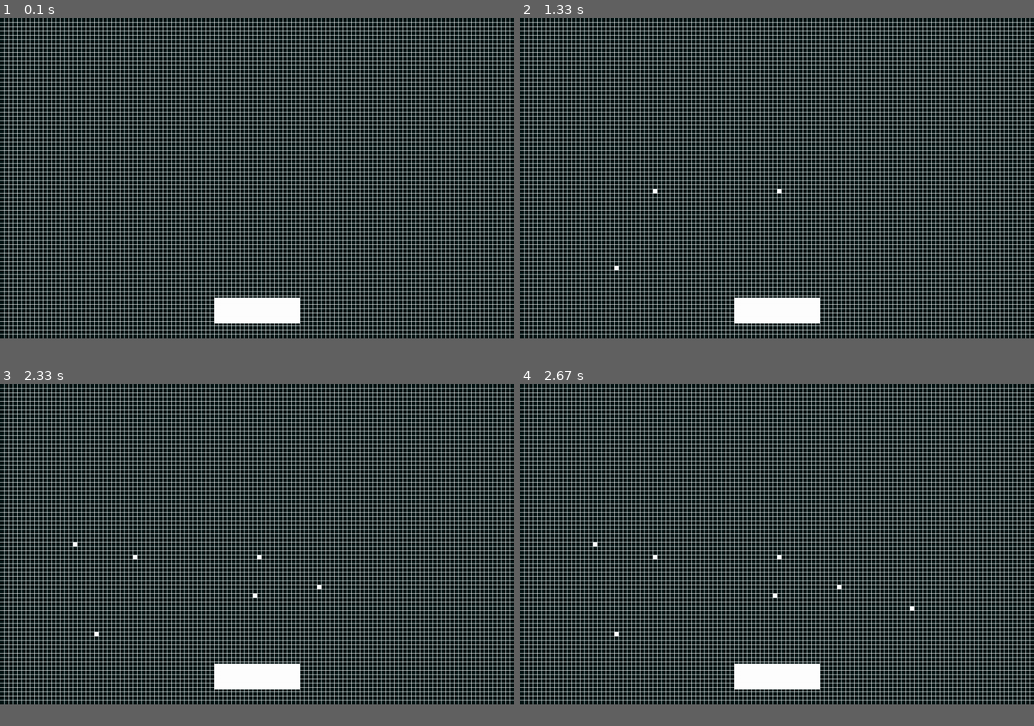
Above: before the commit, frames 1-4 (two rows, left to right).
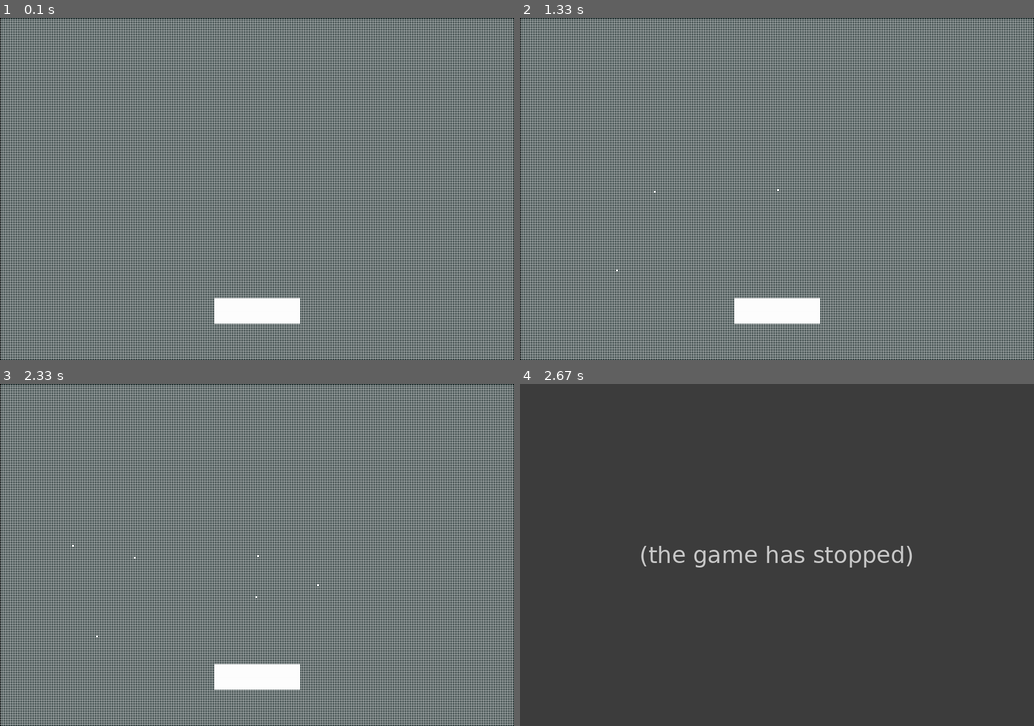
Above: after the commit, the same moments.

Repository: m7pantoja/GameOfLife
Game: pygame game, started from conway.py
The game is run twice, just before and just after one commit, with the same random seed, the same clock (stepped at 60 frames per second) and the same inputs.
Inputs (mouse positions are in pixels of both pictures, inside the frame that each line leads up to):
- Up to frame 1 (0.1 s): no input
- Up to frame 2 (1.33 s): click (777, 189) at 0.38 s; click (653, 192) at 0.72 s; click (617, 271) at 1.05 s
- Up to frame 3 (2.33 s): click (318, 585) at 1.38 s; click (71, 544) at 1.72 s; click (257, 596) at 2.05 s
- Up to frame 4 (2.67 s): click (910, 609) at 2.38 s
In our replay, the window is 900x562 before the commit and 900x600 after it. These sizes can differ from the game's own. Grey fills any space a smaller window leaves; there, only what the larger window draws over its background counts as a difference.

The runs differ from the first frame. In frame 1, 64% of the frame differs, in the area x 0-100%, y 0-100%; in frame 2, 64%; in frame 3, 64%; in frame 4, 86%, in the area x 0-100%, y 0-94%.
Error after the commit: IndexError: index 227 is out of bounds for axis 0 with size 200 (grid_class.py line 13); the game stopped at 2.38 s (later frames are placeholders)

Commit message:
numpy (slow) attempt

Diff:
--- a/_cell_class.py
+++ /dev/null
@@ -1,32 +0,0 @@
-
-
-class Cell:
-
-    def __init__(self, position, dimension):
-        self.pos = position
-        self.x   = self.pos[0]
-        self.y   = self.pos[1]
-        self.dim = dimension
-
-    def __eq__(self, another) -> bool:
-        return (self.pos == another.pos) and (self.dim == another.dim)
-
-    def __hash__(self) -> int:
-        return hash(((self.pos), self.dim))
-
-    def __repr__(self) -> str:
-        return "({},{}) : [{}]".format(self.x, self.y, self.dim)
-
-    def neighbors(self):
-        return  {Cell((x, y), self.dim)
-                for x in range(self.x - self.dim, self.x + 2*self.dim, self.dim)
-                for y in range(self.y - self.dim, self.y + 2*self.dim, self.dim) if (x,y) != self.pos}
-
-    def reshape(self, new_dimension):
-        return locate_cell(self.pos, new_dimension)
-
-
-def locate_cell(position, dimension):
-    return Cell(((position[0] // dimension) * dimension,
-                 (position[1] // dimension) * dimension),
-                 dimension)
--- a/_grids_class.py
+++ /dev/null
@@ -1,43 +0,0 @@
-
-
-class Grid:
-
-    def __init__(self, alive_cells = set()):
-        self.alive_cells = alive_cells
-        self.cells = {ncell for ac in self.alive_cells for ncell in ac.neighbors()} | self.alive_cells
-
-    def add(self, cell):
-        self.alive_cells.add(cell)
-        for ncell in cell.neighbors():
-            self.cells.add(ncell)
-
-    def remove(self,cell):
-        if cell in self.alive_cells:
-            self.alive_cells.remove(cell)
-
-    def update(self):
-        def __alive_neighbors(cell):
-            alive_neighbors = 0
-            for ncell in cell.neighbors():
-                if ncell in self.alive_cells:
-                    alive_neighbors += 1
-            return alive_neighbors
-
-        new_alive_cells = set()
-        for cell in self.cells:
-            if __alive_neighbors(cell) == 3:
-                new_alive_cells.add(cell)
-            if ((__alive_neighbors(cell) == 2) and (cell in self.alive_cells)):
-                new_alive_cells.add(cell)
-
-        new_grid = Grid(new_alive_cells)
-
-        self.alive_cells = new_grid.alive_cells
-        self.cells = new_grid.cells
-
-
-    def fit_dimension(self, new_dimension):
-        reshaped_alive_cells = {cell.reshape(new_dimension) for cell in self.alive_cells}
-        new_grid = Grid(reshaped_alive_cells)
-        self.alive_cells = new_grid.alive_cells
-        self.cells       = new_grid.cells
--- a/conway.py
+++ b/conway.py
@@ -1,8 +1,7 @@
-import _game_class
-
+import game_class
 
 def main():
-    game = _game_class.Game()
+    game = game_class.Game()
 
     while True:
         game.logic()
--- a/_game_class.py
+++ b/game_class.py
@@ -1,32 +1,25 @@
 import pygame
 import sys
-import _grids_class
-import _cell_class
-
+import grid_class
 
 WHITE = (255,255,255)
 VERDE_NOCHE = (0,20,20)
-SIZE = (1200,750)
-
+SIZE = (1200,800)
 
 class Game:
-
     clock = pygame.time.Clock()
     screen = pygame.display.set_mode(SIZE)
     start_stop_button = pygame.Rect(500,655,200,60)
 
-
     def __init__(self):
         pygame.init()
         pygame.display.set_caption("Game of Life")
-        self.grid = _grids_class.Grid()
+        self.grid = grid_class.Grid()
         self.mode = "Pause"
-        self.speed = 20
-        self.cell_dim = 10
-
+        self.speed = 100
+        self.zoom_level = 0
 
     def logic(self):
-
         if self.mode == "Pause":
             for event in pygame.event.get():
                 print(event)
@@ -38,13 +31,9 @@
                         if self.start_stop_button.collidepoint(p):
                             self.mode = "Running"
                         else:
-                            self.grid.add(_cell_class.locate_cell(p,self.cell_dim))
+                            self.grid.add(grid_class.Grid.pixel_to_coord(p, self.zoom_level))
                     if event.button == 3:
-                        self.grid.remove(_cell_class.locate_cell(event.pos, self.cell_dim))
-                if event.type == pygame.MOUSEWHEEL:
-                    self.cell_dim += event.y
-                    self.grid.fit_dimension(self.cell_dim)
-
+                        self.grid.remove(grid_class.Grid.pixel_to_coord(event.pos, self.zoom_level))
         if self.mode == "Running":
             self.grid.update()
             for event in pygame.event.get():
@@ -56,19 +45,18 @@
                 and self.start_stop_button.collidepoint(event.pos):
                     self.mode = "Pause"
 
-
     def graphics(self):
         self.screen.fill(VERDE_NOCHE)
         pygame.draw.rect(self.screen, WHITE, self.start_stop_button)
+        cell_dim = int(grid_class.Grid.cell_dim(self.zoom_level))
 
-        for x in range(self.cell_dim, SIZE[0], self.cell_dim):
+        for x in range(cell_dim, SIZE[0], cell_dim):
             pygame.draw.line(self.screen, WHITE, [x,0], [x,SIZE[1]])
-        for y in range(self.cell_dim, SIZE[1], self.cell_dim):
+        for y in range(cell_dim, SIZE[1], cell_dim):
             pygame.draw.line(self.screen, WHITE, [0,y], [SIZE[0],y])
 
-        for cell in self.grid.alive_cells:
-            pygame.draw.rect(self.screen, WHITE, [cell.x, cell.y, cell.dim, cell.dim])
-
+        for cell in self.grid.alive_cells():
+            pygame.draw.rect(self.screen, WHITE, grid_class.Grid.coord_to_pixel(cell, self.zoom_level))
 
     def settings(self):
         pygame.display.flip()
--- /dev/null
+++ b/grid_class.py
@@ -0,0 +1,52 @@
+import numpy as np
+
+
+class Grid:
+    SHAPE = (300,200)
+
+    def __init__(self,alive_cells = set ()):
+        self.array = np.zeros((self.SHAPE))
+        for cell in alive_cells:
+            self.array[cell[0]][cell[1]] = 1
+
+    def add(self, cell):
+        self.array[cell[0]][cell[1]] = 1
+
+    def remove(self, cell):
+        self.array[cell[0]][cell[1]] = 0
+
+    def __alive_neighbors(array,position):
+        return sum(array[x][y]
+            for x in range(position[0]-1, position[0] +2)
+            for y in range(position[1] -1, position[1] + 2) if (x,y) != position)
+
+    def update(self):
+        new_alive_cells = set()
+        for x in range(self.array.shape[0]-1):
+            for y in range(self.array.shape[1]-1):
+                if Grid.__alive_neighbors(self.array,(x,y)) == 3:
+                    new_alive_cells.add((x,y))
+                if ((Grid.__alive_neighbors(self.array,(x,y)) == 2) and (self.array[x][y] == 1)):
+                    new_alive_cells.add((x,y))
+
+        new_grid = Grid(new_alive_cells)
+        self.array = new_grid.array
+
+    def alive_cells(self):
+        alive_cells = set()
+        for x in range(self.array.shape[0]):
+            for y in range(self.array.shape[1]):
+                if self.array[x][y] == 1:
+                    alive_cells.add((x,y))
+        return alive_cells
+
+    def cell_dim(zoom_level):
+        return 800 / (200-(zoom_level)*2)
+
+    def pixel_to_coord(position, zoom_level):
+        cell_dim = Grid.cell_dim(zoom_level)
+        return (int(position[1] // cell_dim), int(position[0] // cell_dim))
+
+    def coord_to_pixel(coord, zoom_level):
+        cell_dim = Grid.cell_dim(zoom_level)
+        return [cell_dim*coord[1], cell_dim*coord[0] , cell_dim, cell_dim]
Not shown, changed: sandbox.ipynb
